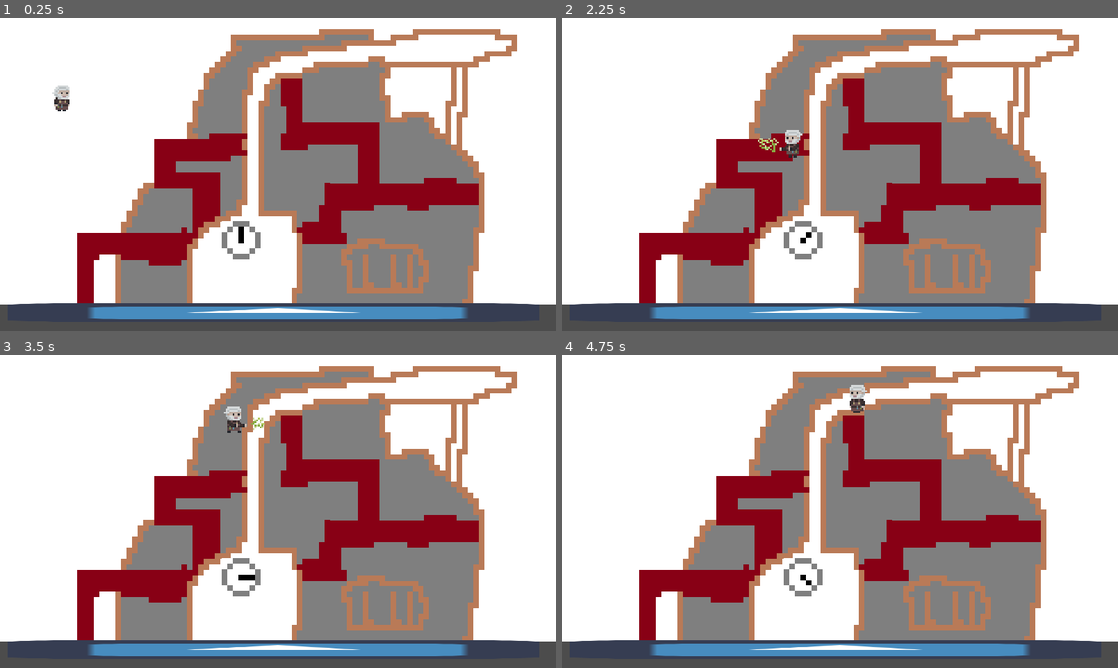
Above: before the commit, frames 1-4 (two rows, left to right).
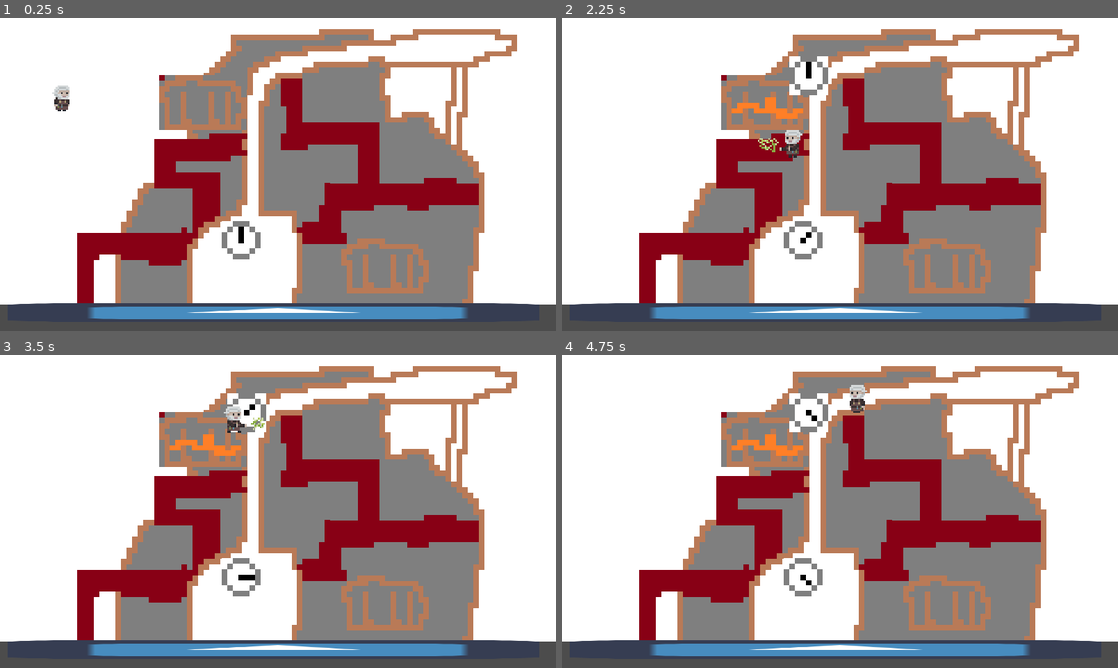
Above: after the commit, the same moments.

Repository: DerGernTod/minijam85
Game: Godot game, scene res://Main.tscn
The game is run twice, just before and just after one commit, with the same random seed, the same clock (stepped at 60 frames per second) and the same inputs. The engine's default icon, where the game draws it, is replaced by a stand-in: a white triangle on a blue panel in a dark square.
Inputs:
- Up to frame 1 (0.25 s): no input
- Up to frame 2 (2.25 s): hold Right (ui_right) 0.53-2.03 s; tap W (interact) at 0.6, 2.1 s; tap Space (ui_select) at 0.77, 1.52 s; tap Q (shoot) at 1.35 s; hold Left (ui_left) from 2.03 s (still down)
- Up to frame 3 (3.5 s): release Left (ui_left) at 2.78 s; hold Right (ui_right) from 2.78 s (still down); tap Q (shoot) at 2.85 s; tap Space (ui_select) at 3.02 s
- Up to frame 4 (4.75 s): tap W (interact) at 3.6 s; tap Space (ui_select) at 3.77, 4.52 s; release Right (ui_right) at 4.28 s; hold Left (ui_left) from 4.28 s (still down); tap Q (shoot) at 4.35 s

The runs differ from the first frame. In frame 1, 1.9% of the frame differs, in the area x 28-45%, y 18-36%; in frame 2, 2.6%; in frame 3, 2.5%; in frame 4, 2.6%, in the area x 28-48%, y 12-36%.

Commit message:
track destroyed parts + all parts destroyed signal

Diff:
--- a/machine/Machine.gd
+++ b/machine/Machine.gd
@@ -1,10 +1,13 @@
 extends Node2D
 
 signal part_destroyed
+signal all_parts_destroyed
 
 onready var gold_spawn_location = $GoldSpawnLocation
 onready var gold_scene = preload("res://gold/Gold.tscn")
 onready var gold_clock = $Clock
+
+var num_living_parts = 0
 
 
 func _ready() -> void:
@@ -12,7 +15,9 @@
 	gold_clock.set_physics_process(true)
 	for part in get_children():
 		if part is DamagablePart:
+			num_living_parts += 1
 			part.connect("destroyed", self, "_on_part_destroyed")
+			part.connect("repaired", self, "_on_part_repaired")
 
 
 func _spawn_gold() -> void:
@@ -24,4 +29,13 @@
 
 
 func _on_part_destroyed() -> void:
+	num_living_parts -= 1
 	emit_signal("part_destroyed")
+
+	if num_living_parts <= 0:
+		print("all parts destroyed")
+		emit_signal("all_parts_destroyed")
+
+
+func _on_part_repaired() -> void:
+	num_living_parts += 1
--- a/machine/Machine.tscn
+++ b/machine/Machine.tscn
@@ -78,5 +78,8 @@
 [node name="DamagablePart" parent="." instance=ExtResource( 3 )]
 position = Vector2( 1329.74, 854.926 )
 
+[node name="DamagablePart2" parent="." instance=ExtResource( 3 )]
+position = Vector2( 700.765, 291.878 )
+
 [node name="Clock" parent="." instance=ExtResource( 4 )]
 position = Vector2( 833.264, 767.09 )
--- a/machine/damagable_part/DamagablePart.gd
+++ b/machine/damagable_part/DamagablePart.gd
@@ -2,6 +2,7 @@
 class_name DamagablePart
 
 signal destroyed
+signal repaired
 
 onready var clock = $Clock
 onready var sprite = $AnimatedSprite
@@ -27,6 +28,9 @@
 
 
 func _clock_timed_out() -> void:
+	if sprite.frame == 2:
+		return
+
 	sprite.frame = 2
 	emit_signal("destroyed")
 
@@ -51,7 +55,12 @@
 	# do repair stuff
 	yield(player_body, "repair_completed")
 	clock.set_physics_process(true)
+
+	if sprite.frame == 2:
+		emit_signal("repaired")
+
 	sprite.frame = 0
+
 	clock.change_time(30.0)
 	if clock.get_current_time() >= Globals.TIMER_DURATION:
 		clock.visible = false
